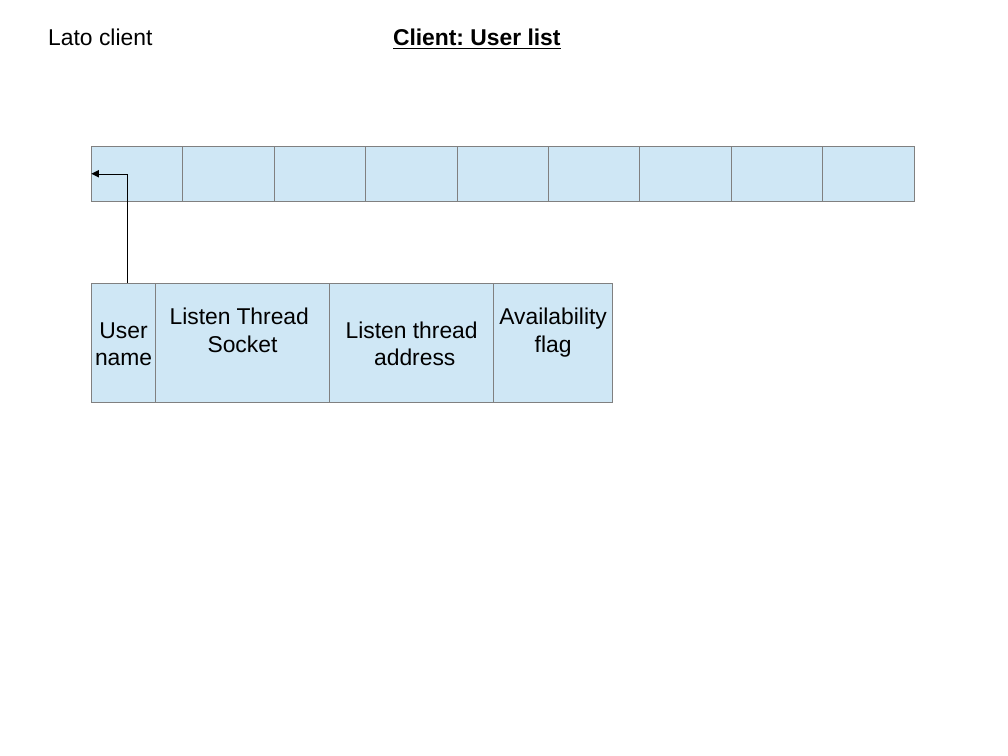
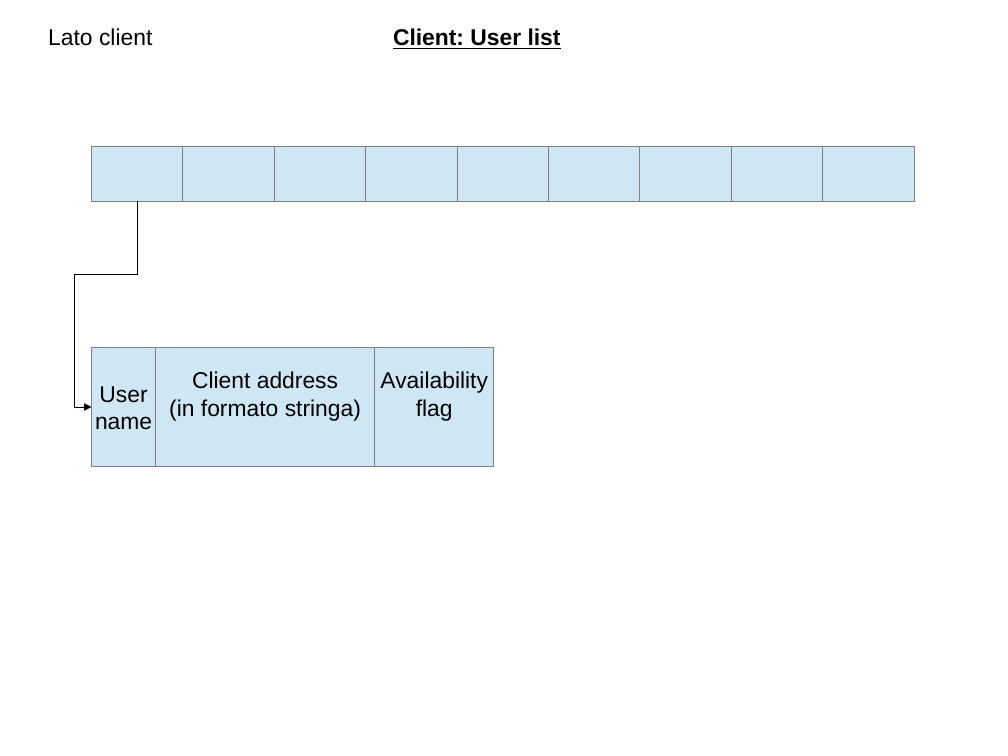
Before and after one commit to polyc/talk-service, a slide deck: slide 10 of SO_projectDiagram.odp. Drawn at 1008x756 pixels with LibreOffice and Linux fonts; fonts in the diff are those of the drawing. Boxes give left, top, right and bottom in pixels: in the first picture for what was removed or moved away, otherwise in the second. Text is boxed around its words. In the diff, an @@ line names an element or a change of style, - is before the commit and + after.

```diff
--- a/SO_projectDiagram.odp
+++ b/SO_projectDiagram.odp
@@ elbow arrow moved from (91, 343) - (91, 174) to (137, 201) - (91, 407) @@
@@ rectangle removed at [155,284,329,402] @@
-Listen Thread
-Socket
@@ rectangle removed at [329,284,494,402] @@
-Listen thread
-address
@@ rectangle "User": place and size @@
-rectangle "User" at [91,284,155,402]
+rectangle "User" at [91,348,155,466]
@@ rectangle added at [155,348,375,466], fill #CFE7F5, outline #808080 0 pt, 18 pt, text #000000 @@
+Client address
+(in formato stringa)
@@ rectangle "Availability": place and size @@
-rectangle "Availability" at [494,284,613,402]
+rectangle "Availability" at [375,348,494,466]
```
Also in this commit, not shown: 2 other slides changed.
